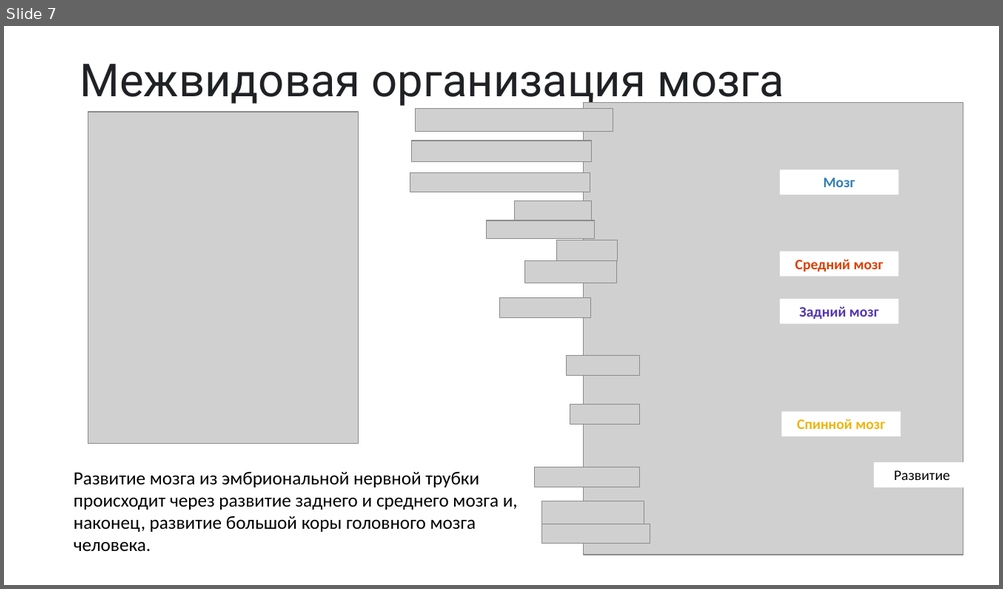
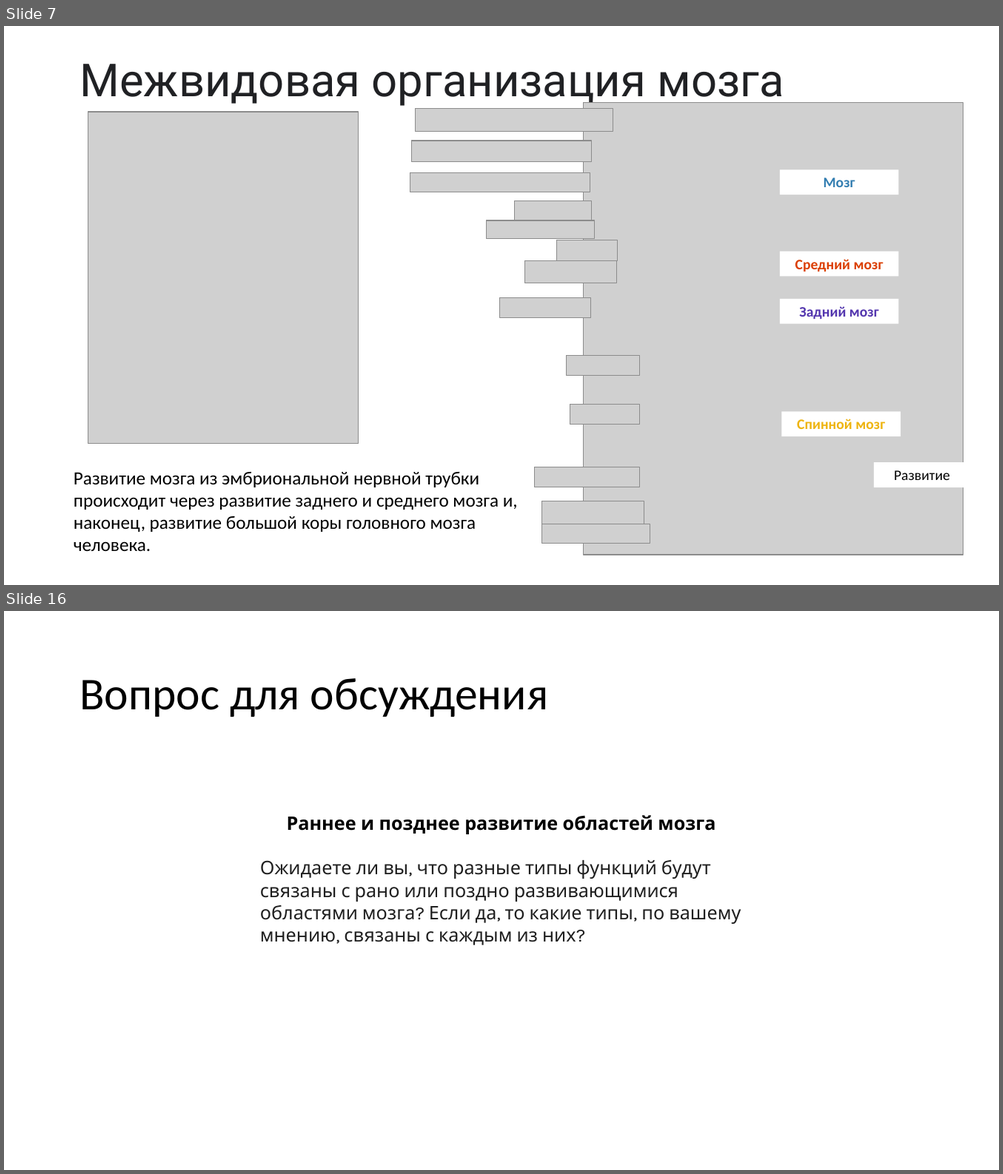
Before and after one commit to juhnowski/methods, a slide deck: 1/_2_3 Развитие и сосудистая организация мозга.pptx. Shown one above the other, each under a label of ours: slide 7 before the commit, slides 7 and 16 after it; the slides between them are not shown. The pictures are 1003x589 and 1003x1174 pixels, drawn with LibreOffice and Linux fonts; fonts in the diff are those of the drawing; grey boxes stand for pictures. Boxes give left, top, right and bottom in pixels: in the first picture for what was removed or moved away, otherwise in the second. Text is boxed around its words. In the diff, an @@ line names an element or a change of style, - is before the commit and + after.

```diff
--- a/1/_2_3 Развитие и сосудистая организация мозга.pptx
+++ b/1/_2_3 Развитие и сосудистая организация мозга.pptx
@@ slide 16 added at (4,611,999,1170), background #FFFFFF @@
@@ title added at (79,678,548,717), 44 pt, text #000000 @@
+Вопрос для обсуждения
@@ text added at (260,815,740,945), 18 pt, text #1F1F1F @@
+Раннее и позднее развитие областей мозга
+Ожидаете ли вы, что разные типы функций будут связаны с рано или поздно развивающимися областями мозга? Если да, то какие типы, по вашему мнению, связаны с каждым из них?
```
Also in this commit, not shown: 8 other slides added, 18 other files.
